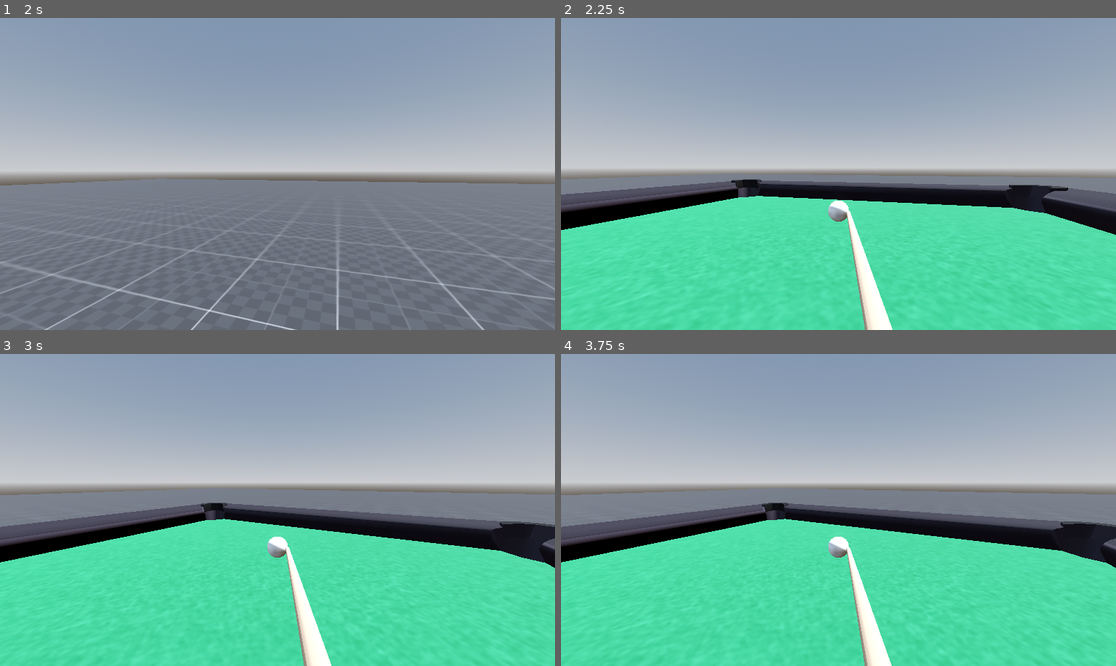
Above: before the commit, frames 1-4 (two rows, left to right).
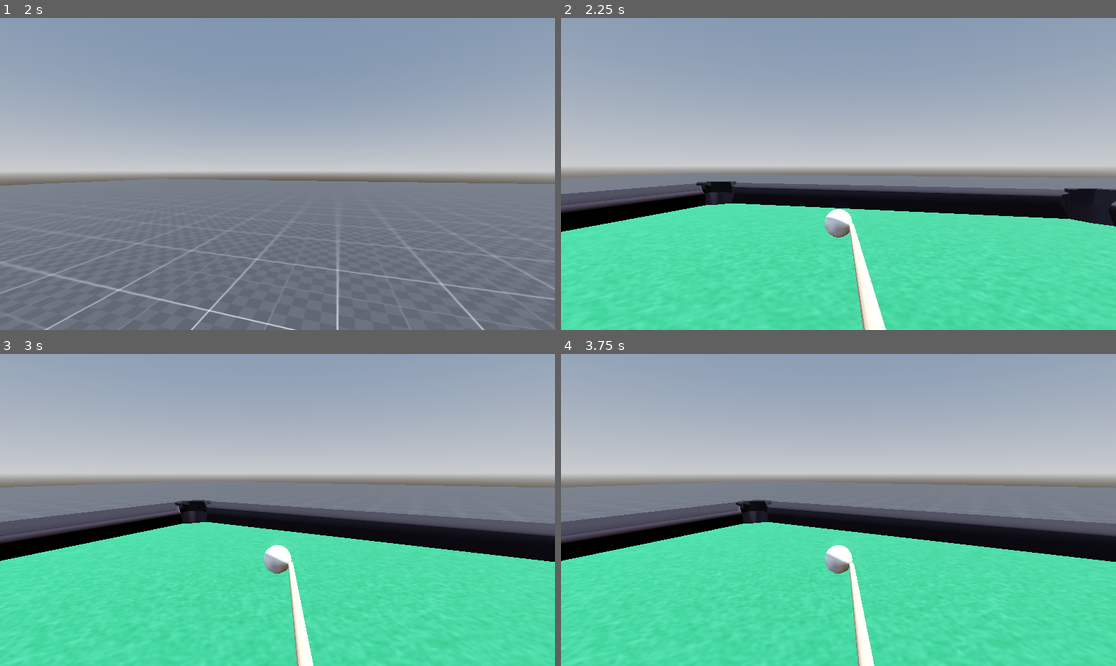
Above: after the commit, the same moments.

Repository: maximosdrr/9-die
Game: Godot game, scene res://Main.tscn
Same seed, same stepped clock (60 frames per second), same inputs: the game is played once before the commit and once after it.
Inputs (mouse positions are in pixels of both pictures, inside the frame that each line leads up to):
- Up to frame 1 (2 s): tap Enter at 0.5 s; move the mouse to (305, 174) at 0.52 s; hold Space (spin_modifier) 0.53-1.28 s; hold W (move_forward) from 0.53 s (still down); move the mouse to (249, 174) at 1.27 s; tap Shift (stroke_mode) at 1.35 s
- Up to frame 2 (2.25 s): keep holding W (move_forward); tap Space (spin_modifier) at 2 s; move the mouse to (849, 167) at 2.02 s; tap E (switch_control) at 2.1 s
- Up to frame 3 (3 s): keep holding W (move_forward); tap Enter at 2.75 s; move the mouse to (271, 516) at 2.77 s; tap Space (spin_modifier) at 2.85 s
- Up to frame 4 (3.75 s): keep holding W (move_forward); tap Space (spin_modifier) at 3.5 s; move the mouse to (877, 513) at 3.52 s; hold Shift (stroke_mode) from 3.53 s (still down)

Frame 1 is identical in both runs. In frame 2, 5.3% of the frame differs, in the area x 0-100%, y 50-100%; in frame 3, 9.1%, in the area x 0-100%, y 38-100%; in frame 4, 9.1%.

Commit message:
feat: improve game logic

Diff:
--- a/Features/Camera/GlobalCamera.gd
+++ b/Features/Camera/GlobalCamera.gd
@@ -1,6 +1,15 @@
 class_name GlobalCamera extends Camera3D
 
+@export_category("Properties")
+@export var default_fov = 75.0
+
 var current_remote: RemoteTransform3D = null
+
+func set_global_camera_fov(new_fov: float):
+	fov = new_fov
+
+func reset_fov():
+	fov = default_fov
 
 func _enter_tree() -> void:
 	Global.camera = self
--- a/Features/Camera/GlobalCamera.tscn
+++ b/Features/Camera/GlobalCamera.tscn
@@ -4,3 +4,4 @@
 
 [node name="GlobalCamera" type="Camera3D"]
 script = ExtResource("1_nwxvp")
+metadata/_custom_type_script = "uid://d3s7x3nx46872"
--- a/Features/Games/Pool/Components/Balls/Scripts/Ball.gd
+++ b/Features/Games/Pool/Components/Balls/Scripts/Ball.gd
@@ -82,7 +82,6 @@
 	process_mode = Node.PROCESS_MODE_INHERIT
 
 func _physics_process(_delta: float) -> void:
-	# Increase ball angular dump to stop it if it's spinning in the same place
 	if linear_velocity.length() < 0.1:
 		angular_damp = 1.0
 	else:
--- a/Features/Games/Pool/Components/Cue/Cue.tscn
+++ b/Features/Games/Pool/Components/Cue/Cue.tscn
@@ -1,10 +1,11 @@
-[gd_scene load_steps=9 format=4 uid="uid://dr4okuny0mqw0"]
+[gd_scene load_steps=11 format=4 uid="uid://dr4okuny0mqw0"]
 
 [ext_resource type="Texture2D" uid="uid://dxx62uhpw0coo" path="res://Assets/Poolstick/Poolstick_poolstick01_base_color.png" id="1_6slcf"]
 [ext_resource type="Script" uid="uid://dyye3x8q5giqw" path="res://Features/Games/Pool/Components/Cue/Scripts/Cue.gd" id="1_fst4q"]
 [ext_resource type="Script" uid="uid://drsnd4qwj3iko" path="res://Features/Games/Pool/Components/Cue/Scripts/StokeSystem.gd" id="3_0sbak"]
-[ext_resource type="Script" uid="uid://cgt6bj71wmaqr" path="res://Features/Games/Pool/Components/Cue/Scripts/CueInputSystem.gd" id="3_i0ne8"]
+[ext_resource type="Script" uid="uid://cgt6bj71wmaqr" path="res://Features/Games/Pool/Components/Cue/Scripts/InputSystem.gd" id="3_i0ne8"]
 [ext_resource type="Script" uid="uid://ddy7tkgkx1u8k" path="res://Features/Games/Pool/Components/Cue/Scripts/SpinSystem.gd" id="5_71dtw"]
+[ext_resource type="Script" uid="uid://iq0qh15un1eb" path="res://Features/Games/Pool/Components/Cue/Scripts/RotationLimitSystem.gd" id="6_hxwsn"]
 
 [sub_resource type="StandardMaterial3D" id="StandardMaterial3D_3p8eb"]
 resource_name = "poolstick01_base_color"
@@ -46,11 +47,15 @@
 blend_shape_mode = 0
 shadow_mesh = SubResource("ArrayMesh_ahhtq")
 
-[node name="Cue" type="Node3D" node_paths=PackedStringArray("stroke_system", "spin_system", "input_system")]
+[sub_resource type="BoxShape3D" id="BoxShape3D_71dtw"]
+size = Vector3(0.025, 0.031, 0.47197264)
+
+[node name="Cue" type="Node3D" node_paths=PackedStringArray("stroke_system", "spin_system", "input_system", "rotation_limit_system")]
 script = ExtResource("1_fst4q")
 stroke_system = NodePath("Scripts/CueStrokeSystem")
 spin_system = NodePath("Scripts/CueSpinSystem")
 input_system = NodePath("Scripts/CueInputSystem")
+rotation_limit_system = NodePath("Scripts/CueRotationLimitSystem")
 metadata/_custom_type_script = "uid://dyye3x8q5giqw"
 
 [node name="PoolstickBody" type="Node3D" parent="."]
@@ -74,3 +79,15 @@
 [node name="CueSpinSystem" type="Node" parent="Scripts"]
 script = ExtResource("5_71dtw")
 metadata/_custom_type_script = "uid://ddy7tkgkx1u8k"
+
+[node name="CueRotationLimitSystem" type="Node" parent="Scripts"]
+script = ExtResource("6_hxwsn")
+metadata/_custom_type_script = "uid://iq0qh15un1eb"
+
+[node name="CueAreaBack" type="Area3D" parent="."]
+collision_layer = 0
+collision_mask = 8
+
+[node name="CollisionShape3D" type="CollisionShape3D" parent="CueAreaBack"]
+transform = Transform3D(1, 0, 0, 0, 1, 0, 0, 0, 1, -0.0010681152, 0.0012969971, 0.23927894)
+shape = SubResource("BoxShape3D_71dtw")
--- a/Features/Games/Pool/Components/Cue/Scripts/Cue.gd
+++ b/Features/Games/Pool/Components/Cue/Scripts/Cue.gd
@@ -4,27 +4,30 @@
 @export var stroke_system: CueStrokeSystem
 @export var spin_system: CueSpinSystem
 @export var input_system: CueInputSystem
+@export var rotation_limit_system: CueRotationLimitSystem
 
 @export_group("Power Config")
 @export var max_speed_reference: float = 10.0
 @export var force_multiplier: float = 1.2
 @export var visual_gap: float = 0.01
-
 #Time that cue camera is locked after shot
 @export var post_shot_cooldown: float = 0.25
 
+@onready var cue_area_back: Area3D = $CueAreaBack
+
 var ball_radius_offset: float = 0.04
-
 var is_charging: bool = false
 var is_locked: bool = false
-
 var pool_game: PoolGame
 var cue_ball: Ball
+var camera_pivot: AimCameraPivot
 
-func setup(_pool_game: PoolGame):
+func setup(_pool_game: PoolGame, _camera_pivot: AimCameraPivot):
 	cue_ball = _pool_game.cue_ball
 	pool_game = _pool_game
+	camera_pivot = _camera_pivot
 	input_system.setup(self)
+	rotation_limit_system.setup(cue_area_back, camera_pivot)
 
 func _ready() -> void:
 	_update_system_limits()
--- /dev/null
+++ b/Features/Games/Pool/Components/Cue/Scripts/RotationLimitSystem.gd
@@ -0,0 +1,21 @@
+class_name CueRotationLimitSystem extends Node
+
+var cue_back_area: Area3D
+var aim_pivot: AimCameraPivot
+
+func setup(_cue_back_area: Area3D, _aim_pivot: AimCameraPivot):
+	cue_back_area = _cue_back_area
+	aim_pivot = _aim_pivot
+
+	if not cue_back_area.body_entered.is_connected(_on_table_touch_cue):
+		cue_back_area.body_entered.connect(_on_table_touch_cue)
+	if not cue_back_area.body_exited.is_connected(_on_table_stop_touching_cue):
+		cue_back_area.body_exited.connect(_on_table_stop_touching_cue)
+
+func _on_table_touch_cue(_body: Node3D):
+	print(_body)
+	#aim_pivot.reduce_down_rotation(-12)
+
+func _on_table_stop_touching_cue(_body: Node3D):
+	print(_body)
+	#aim_pivot.reset_down_rotation()
--- a/Features/Games/Pool/GameController/Scripts/PoolController.gd
+++ b/Features/Games/Pool/GameController/PoolController.gd
@@ -2,7 +2,7 @@
 
 @onready var remote_aim: RemoteTransform3D = $AimPivot/Elevation/RemoteAim
 @onready var aim_pivot: AimCameraPivot = $AimPivot
-@onready var cue: Cue = $AimPivot/Elevation/Cue
+@onready var cue: Cue = $AimPivot/Cue
 
 func setup(_parent: Node3D, table_game: TableGame):
 	var pool_game = table_game as PoolGame
@@ -10,8 +10,8 @@
 	assert(pool_game != null)
 	assert(pool_game is PoolGame)
 
-	aim_pivot.set_target_ball(pool_game.cue_ball)
-	cue.setup(pool_game)
+	aim_pivot.setup(pool_game)
+	cue.setup(pool_game, aim_pivot)
 
 func take_control():
 	show()
@@ -21,12 +21,13 @@
 	aim_pivot.set_process(true)
 	aim_pivot.set_process_unhandled_input(true)
 
+	Global.camera.set_global_camera_fov(60)
 	Global.camera.transition_to(remote_aim)
 	Input.set_mouse_mode(Input.MOUSE_MODE_CAPTURED)
 
 func give_control():
 	hide()
-
+	Global.camera.set_global_camera_fov(75)
 	set_process_unhandled_input(false)
 	set_process(false)
 
--- a/Features/Games/Pool/GameController/PoolController.tscn
+++ b/Features/Games/Pool/GameController/PoolController.tscn
@@ -1,7 +1,7 @@
 [gd_scene load_steps=5 format=3 uid="uid://vr3ram3d1ioc"]
 
 [ext_resource type="Script" uid="uid://ca7so7568ql4e" path="res://Features/Games/Pool/GameController/Scripts/AimCameraPivot.gd" id="1_vuqwp"]
-[ext_resource type="Script" uid="uid://b4ixi03kyeqyy" path="res://Features/Games/Pool/GameController/Scripts/PoolController.gd" id="1_xnddr"]
+[ext_resource type="Script" uid="uid://b4ixi03kyeqyy" path="res://Features/Games/Pool/GameController/PoolController.gd" id="1_xnddr"]
 [ext_resource type="PackedScene" uid="uid://dr4okuny0mqw0" path="res://Features/Games/Pool/Components/Cue/Cue.tscn" id="2_fuwyn"]
 [ext_resource type="Script" uid="uid://bf4tbhk58pgub" path="res://Core/ToggleNode/Toggleable.gd" id="3_fuwyn"]
 
@@ -19,8 +19,8 @@
 [node name="RemoteAim" type="RemoteTransform3D" parent="AimPivot/Elevation"]
 remote_path = NodePath("../../..")
 
-[node name="Cue" parent="AimPivot/Elevation" instance=ExtResource("2_fuwyn")]
-transform = Transform3D(1, 0, 0, 0, 1, 0, 0, 0, 1, 0, -0.005722277, -0.79999995)
+[node name="Cue" parent="AimPivot" instance=ExtResource("2_fuwyn")]
+transform = Transform3D(1, 0, 0, 0, 0.99999994, 0, 0, 0, 0.99999994, 0, 0, 0)
 
 [node name="Scripts" type="Node" parent="."]
 
--- a/Features/Games/Pool/GameController/Scripts/AimCameraPivot.gd
+++ b/Features/Games/Pool/GameController/Scripts/AimCameraPivot.gd
@@ -11,16 +11,20 @@
 @export var min_pitch_deg: float = -25.0
 @export var max_pitch_deg: float = 0.0
 
+var curren_max_pitch_deg = 0.0
+
 var _rot_y: float = 0.0
 var _rot_x: float = 0.0
 var target: Ball
 
-func set_target_ball(ball: Ball):
-	target = ball
+func setup(pool_game: PoolGame):
+	target = pool_game.cue_ball
 
 func _ready() -> void:
+	curren_max_pitch_deg = max_pitch_deg
 	set_as_top_level(true)
 	_initialize_rotation()
+
 
 func _unhandled_input(event: InputEvent) -> void:
 	if event is InputEventMouseButton:
@@ -59,5 +63,5 @@
 
 	if elevation_node:
 		_rot_x -= relative_motion.y * mouse_sensitivity
-		_rot_x = clamp(_rot_x, deg_to_rad(min_pitch_deg), deg_to_rad(max_pitch_deg))
+		_rot_x = clamp(_rot_x, deg_to_rad(min_pitch_deg), deg_to_rad(curren_max_pitch_deg))
 		elevation_node.rotation.x = _rot_x
--- a/Features/Games/Pool/Pool.tscn
+++ b/Features/Games/Pool/Pool.tscn
@@ -1,11 +1,10 @@
-[gd_scene load_steps=25 format=4 uid="uid://du67ww01g04ae"]
+[gd_scene load_steps=24 format=4 uid="uid://du67ww01g04ae"]
 
 [ext_resource type="Script" uid="uid://c2r67kx8wl0t0" path="res://Features/Games/Pool/Scripts/PoolGame.gd" id="1_jypsj"]
 [ext_resource type="Texture2D" uid="uid://dmsym4plkr834" path="res://Assets/PoolTable/PoolTable_table_base_color.png" id="2_uvr2m"]
 [ext_resource type="Script" uid="uid://bmv1krpa1tpxy" path="res://Features/Games/Pool/Scripts/PoolBallRespawn.gd" id="3_qmuqs"]
 [ext_resource type="Script" uid="uid://b7qoe402kd725" path="res://Features/Games/Pool/Scripts/BallGirl.gd" id="4_y227s"]
 [ext_resource type="Script" uid="uid://daxvpdvtj7m82" path="res://Features/Games/Pool/Scripts/PoolScoreGameManager.gd" id="5_5ugkb"]
-[ext_resource type="Script" uid="uid://c4pej4f3ph1k7" path="res://Core/StateMachine/StateMachine.gd" id="6_20w0b"]
 
 [sub_resource type="PhysicsMaterial" id="PhysicsMaterial_hqklk"]
 friction = 0.4
@@ -217,11 +216,6 @@
 [node name="BallsHolder" type="Node3D" parent="."]
 transform = Transform3D(1, 0, 0, 0, 1, 0, 0, 0, 1, -0.002, 0.8117826, -0.35997045)
 
-[node name="StateMachine" type="Node3D" parent="."]
-script = ExtResource("6_20w0b")
-initial_state = 4
-metadata/_custom_type_script = "uid://c4pej4f3ph1k7"
-
 [node name="Scripts" type="Node" parent="."]
 
 [node name="PoolBallRespawn" type="Node" parent="Scripts" node_paths=PackedStringArray("balls_holder")]
--- a/Features/Games/Pool/Scripts/PoolScoreGameManager.gd
+++ b/Features/Games/Pool/Scripts/PoolScoreGameManager.gd
@@ -11,4 +11,4 @@
 
 func _on_score_monitor_body_entered(body: Node3D) -> void:
 	if body is Ball:
-		print(body)
+		print("Body hits the score ground: ", body.name)
Renamed: Features/Games/Pool/Components/Cue/Scripts/CueInputSystem.gd -> Features/Games/Pool/Components/Cue/Scripts/InputSystem.gd
Renamed: Features/Games/Pool/Components/Cue/Scripts/CueInputSystem.gd.uid -> Features/Games/Pool/Components/Cue/Scripts/InputSystem.gd.uid
Not shown, added: Features/Games/Pool/Components/Cue/Scripts/RotationLimitSystem.gd.uid
Renamed: Features/Games/Pool/GameController/Scripts/PoolController.gd.uid -> Features/Games/Pool/GameController/PoolController.gd.uid
